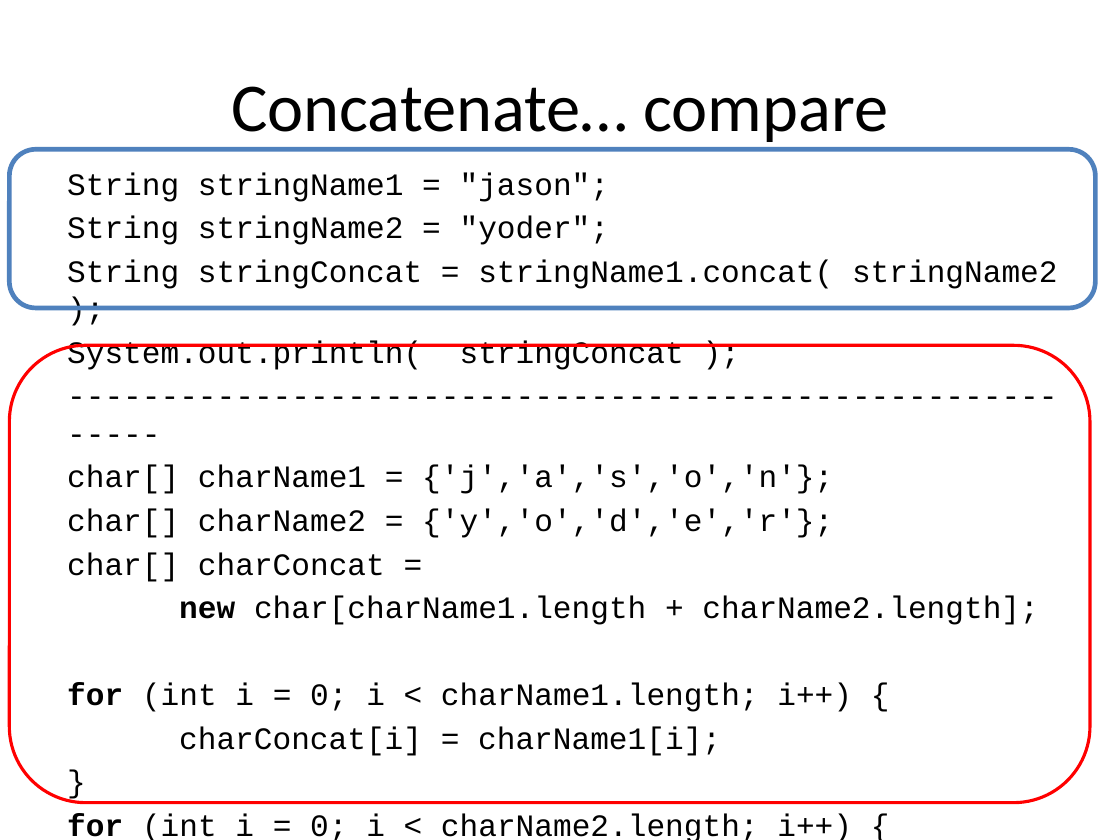
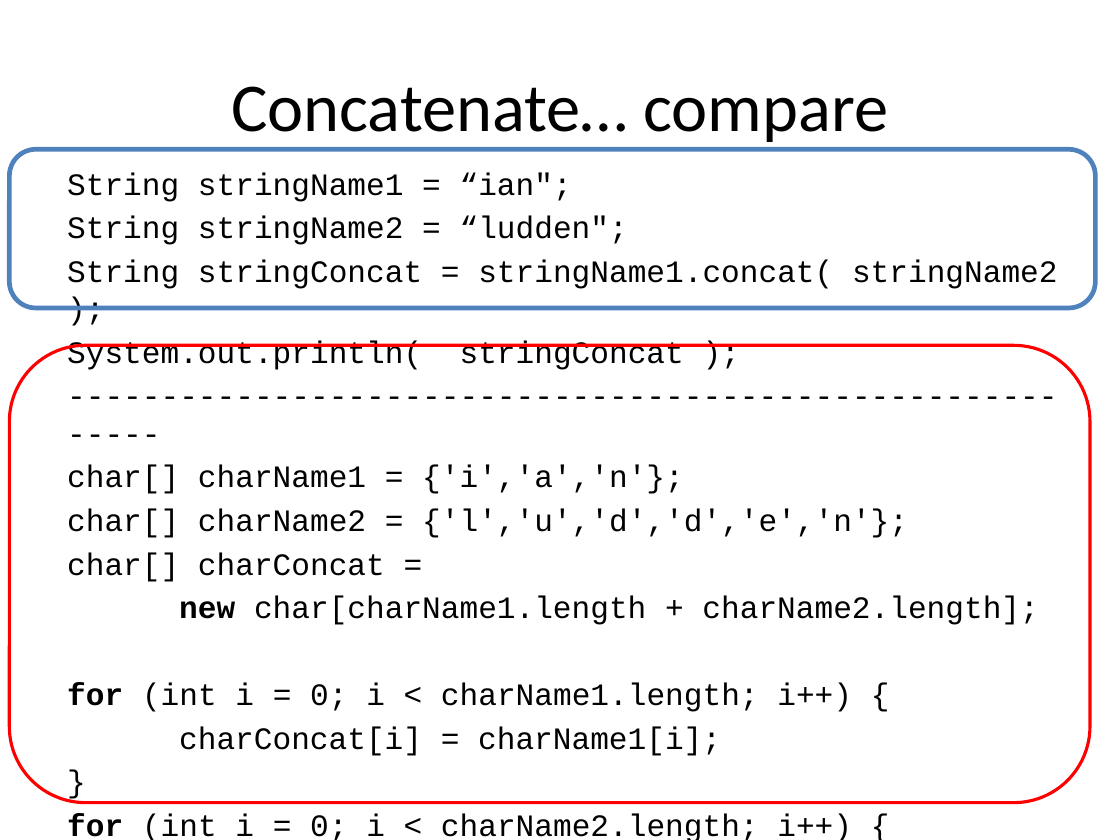
Before and after one commit to RHIT-CSSE/csse220, a slide deck: slide 5 of ClassMaterials/Encapsulation/Slides/Part2-SETechniques-Principle3.pptx. Drawn at 1120x840 pixels with LibreOffice and Linux fonts; fonts in the diff are those of the drawing. Boxes give left, top, right and bottom in pixels: in the first picture for what was removed or moved away, otherwise in the second. Text is boxed around its words. In the diff, an @@ line names an element or a change of style, - is before the commit and + after.

```diff
--- a/ClassMaterials/Encapsulation/Slides/Part2-SETechniques-Principle3.pptx
+++ b/ClassMaterials/Encapsulation/Slides/Part2-SETechniques-Principle3.pptx
@@ text at <box>67,172,628,245</box>: text changed @@
-String stringName1 = "jason";
-String stringName2 = "yoder";
+String stringName1 = “ian";
+String stringName2 = “ludden";
@@ text at <box>67,465,908,538</box>: text changed @@
-char[] charName1 = {'j','a','s','o','n'};
-char[] charName2 = {'y','o','d','e','r'};
+char[] charName1 = {'i','a','n'};
+char[] charName2 = {'l','u','d','d','e','n'};
```
Also in this commit, not shown: 1 other slide changed, 3 slides added, 48 other files.
